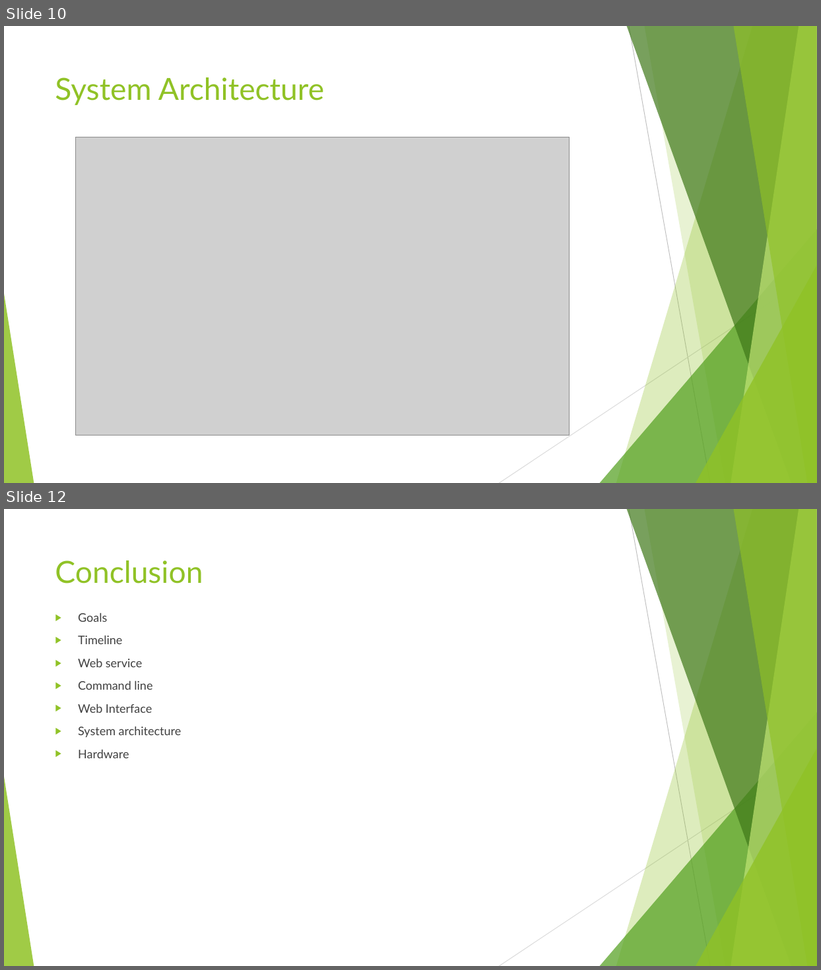
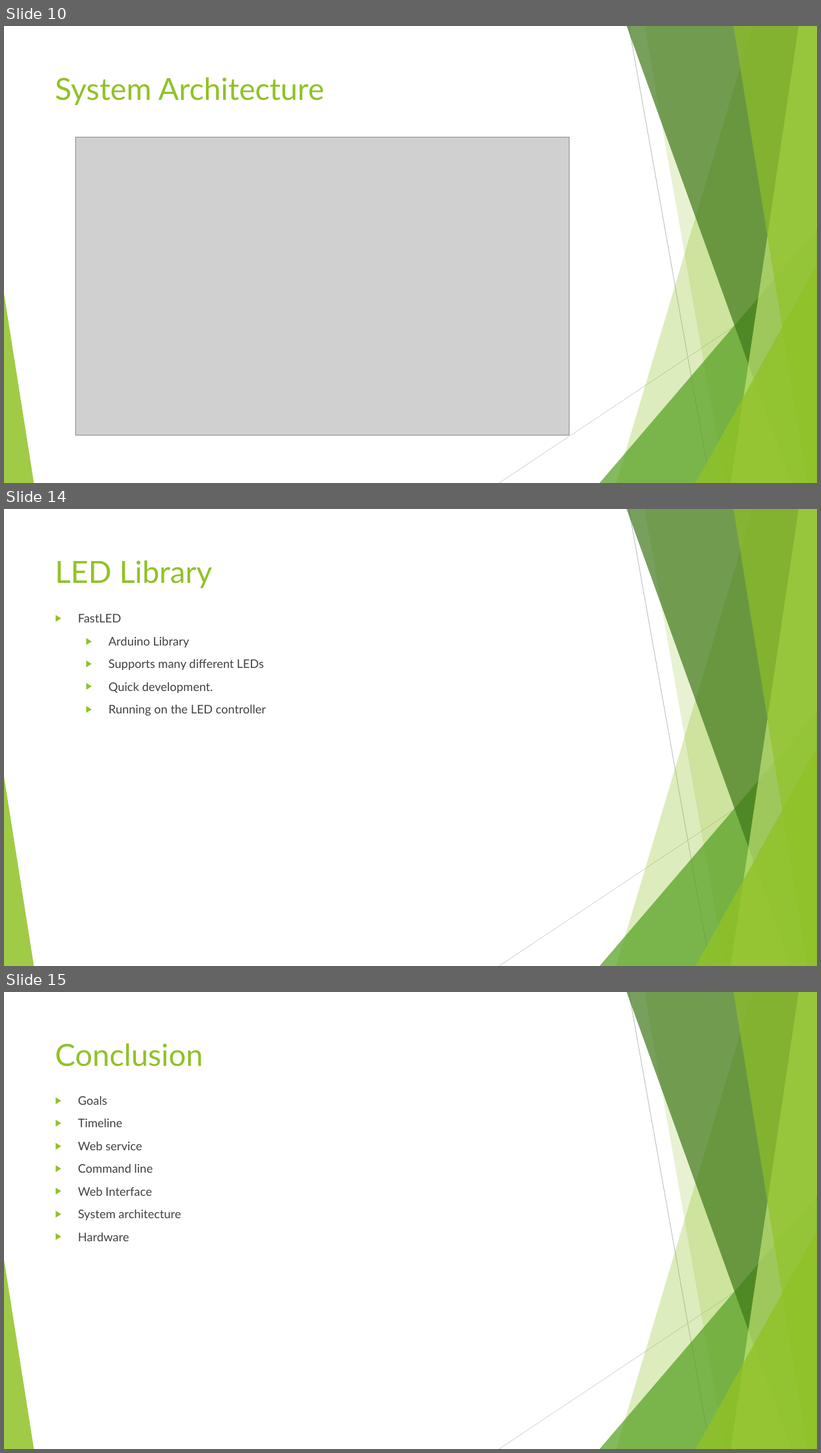
Before and after one commit to HodginAustin/Winter-Is-Coming, a slide deck: Documents/PresentationFall/Fall Presentation.pptx. Shown one above the other, each under a label of ours: slides 10 and 12 before the commit, slides 10, 14 and 15 after it; the slides between them are not shown. The pictures are 821x970 and 821x1453 pixels, drawn with LibreOffice and Linux fonts; fonts in the diff are those of the drawing; grey boxes stand for pictures. Boxes give left, top, right and bottom in pixels: in the first picture for what was removed or moved away, otherwise in the second. Text is boxed around its words. In the diff, an @@ line names an element or a change of style, - is before the commit and + after.

```diff
--- a/Documents/PresentationFall/Fall Presentation.pptx
+++ b/Documents/PresentationFall/Fall Presentation.pptx
@@ slide 14 added at [4,509,817,966], background #FFFFFF; not listed: 10 template elements that a slide beside it also shows @@
@@ text added at [55,560,213,588], 36 pt, text #90C226 @@
+LED Library
@@ text added at [78,614,266,716], 14 pt, text #404040 @@
+▶ FastLED
+  ▶ Arduino Library
+  ▶ Supports many different LEDs
+  ▶ Quick development.
+  ▶ Running on the LED controller
@@ what was slide 12 is now slide 15 @@
```
Also in this commit, not shown: 1 slide changed, 2 other slides added.
